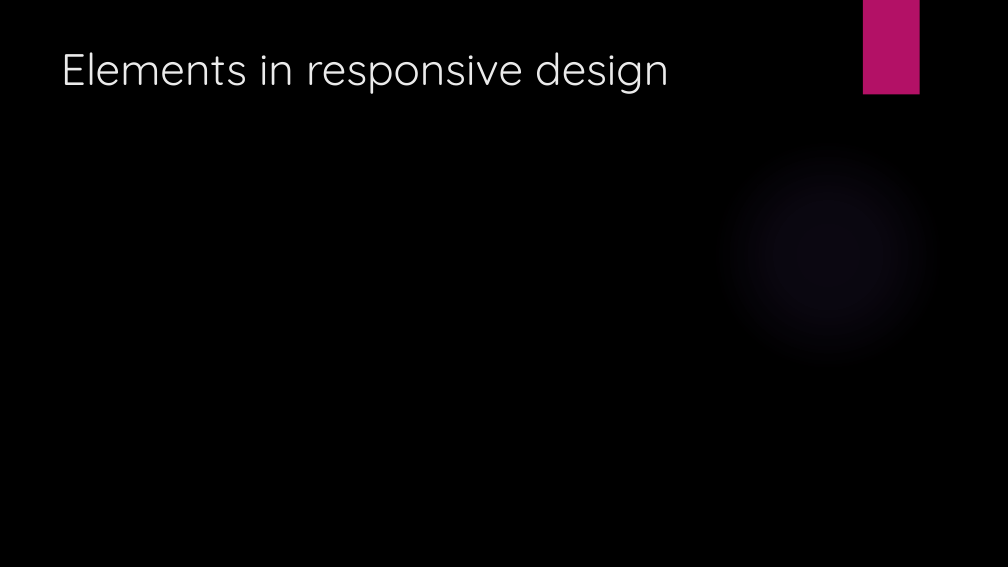
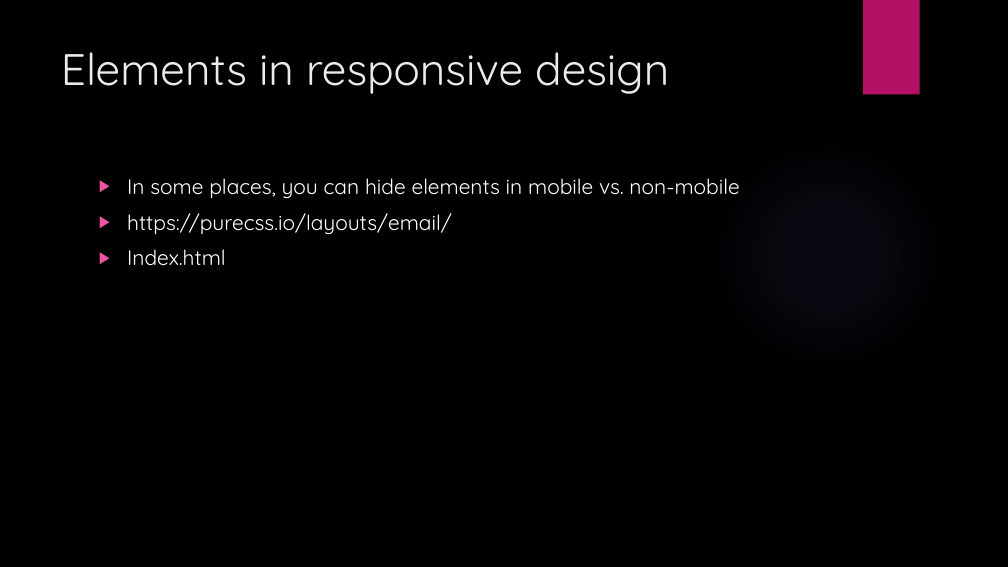
Before and after one commit to talyaron/HTML-CSS-JS, a slide deck: slide 11 of HTML/Responsive/responsive.pptx. Drawn at 1008x567 pixels with LibreOffice and Linux fonts; fonts in the diff are those of the drawing; background and template pictures are left out. Boxes give left, top, right and bottom in pixels: in the first picture for what was removed or moved away, otherwise in the second. Text is boxed around its words. In the diff, an @@ line names an element or a change of style, - is before the commit and + after.

Commit message:
responsive 5

```diff
--- a/HTML/Responsive/responsive.pptx
+++ b/HTML/Responsive/responsive.pptx
@@ text added at <box>127,178,739,266</box>, 20 pt, text #FFFFFF @@
+▶ In some places, you can hide elements in mobile vs. non-mobile
+▶ https://purecss.io/layouts/email/
+▶ Index.html
```
Also in this commit, not shown: 1 slide added, 1 other file.
